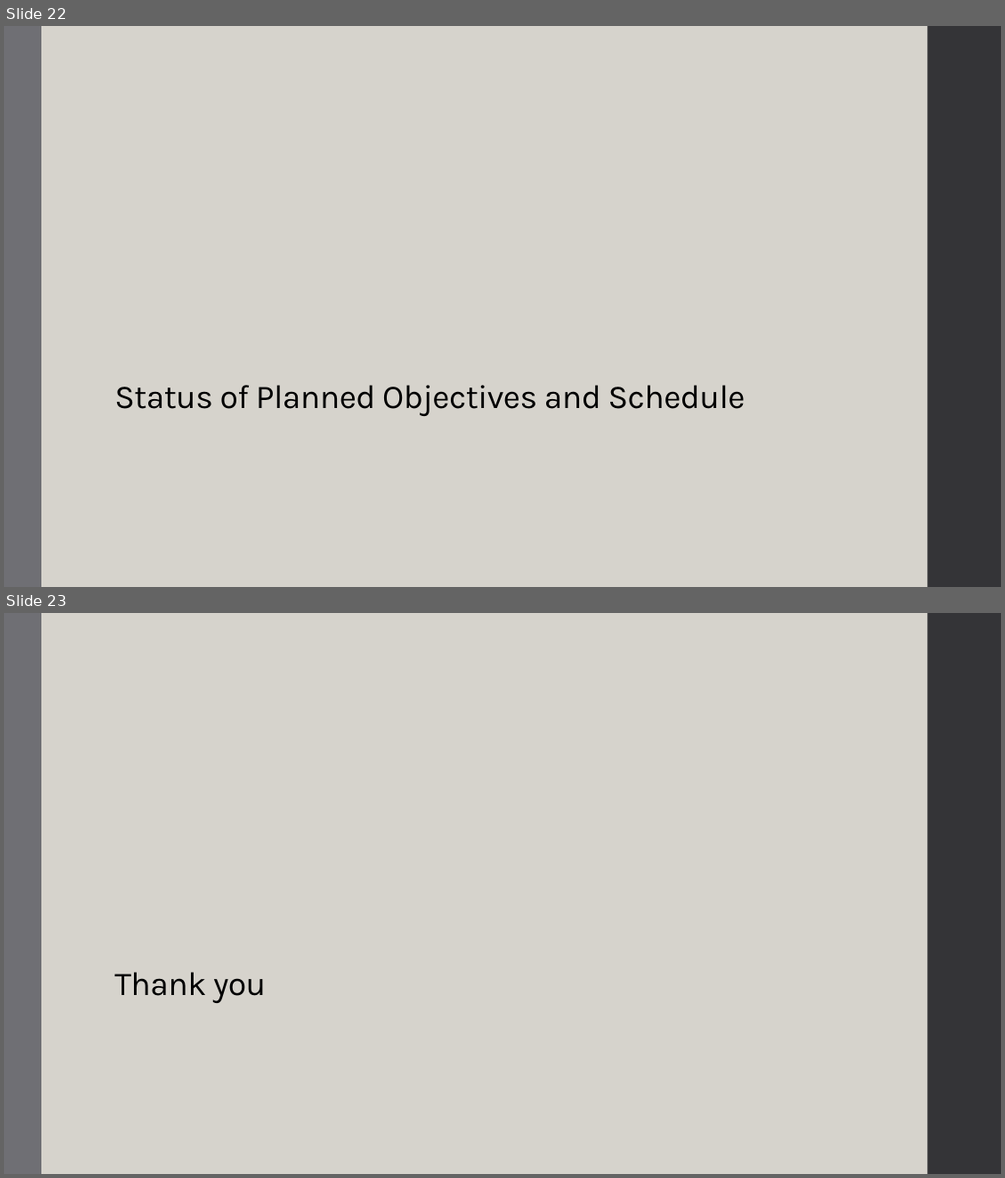
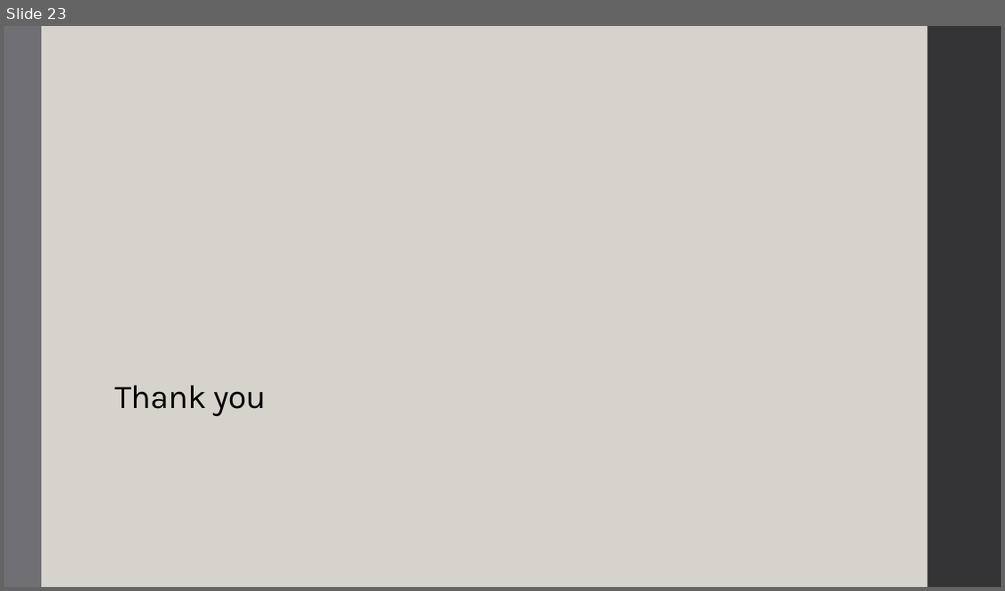
Before and after one commit to Rajesh-Siraskar/Empirical_Study_REINFORCE, a slide deck: presentation/RajeshSiraskar_HY_Presentation_19-Jul-2023.pptx. Shown one above the other, each under a label of ours: slides 22 and 23 before the commit, slide 23 after it. The pictures are 1005x1178 and 1005x591 pixels, drawn with LibreOffice and Linux fonts; fonts in the diff are those of the drawing. Boxes give left, top, right and bottom in pixels: in the first picture for what was removed or moved away, otherwise in the second. Text is boxed around its words. In the diff, an @@ line names an element or a change of style, - is before the commit and + after.

```diff
--- a/presentation/RajeshSiraskar_HY_Presentation_19-Jul-2023.pptx
+++ b/presentation/RajeshSiraskar_HY_Presentation_19-Jul-2023.pptx
@@ slide 22 removed at [4,26,1001,587], background #D6D3CC; not listed: 2 template elements that a slide beside it also shows @@
@@ title removed at [114,385,745,416] @@
-Status of Planned Objectives and Schedule
```
Also in this commit, not shown: 3 slides changed, 1 slide added, 2 other files.
